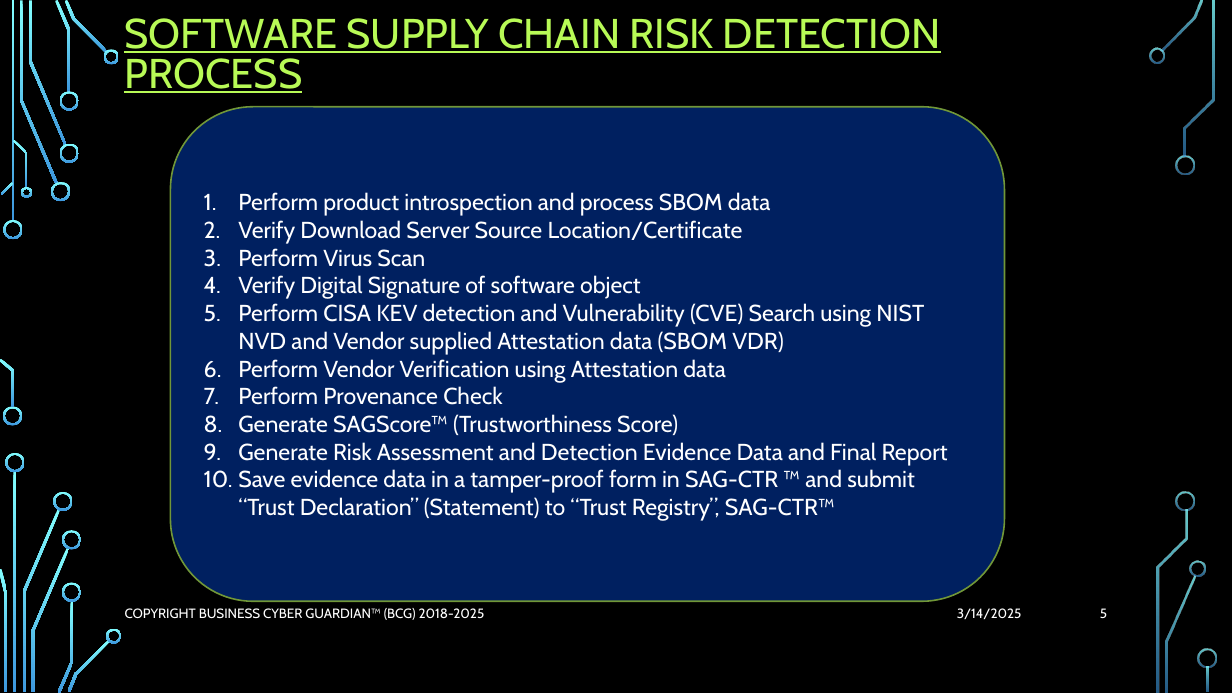
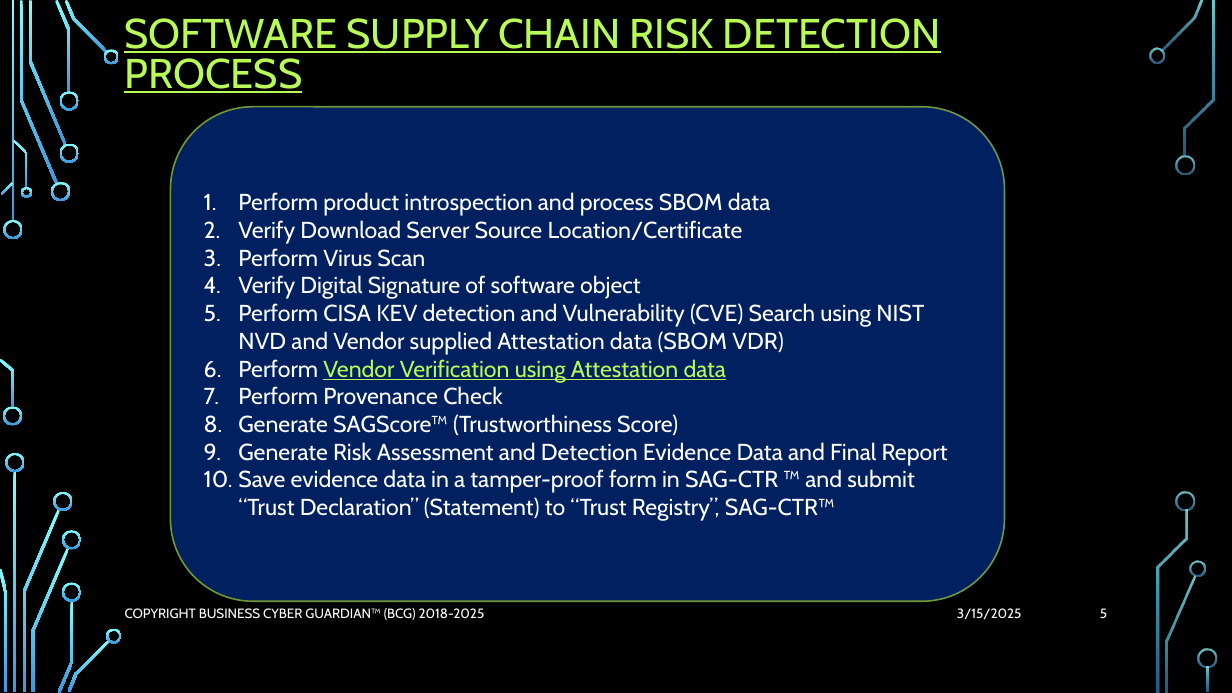
Before and after one commit to rjb4standards/Presentations, a slide deck: slide 5 of 20250321-SAG-CTR.pptx. Drawn at 1232x693 pixels with LibreOffice and Linux fonts; fonts in the diff are those of the drawing; background and template pictures are left out. Boxes give left, top, right and bottom in pixels: in the first picture for what was removed or moved away, otherwise in the second. Text is boxed around its words. In the diff, an @@ line names an element or a change of style, - is before the commit and + after.

```diff
--- a/20250321-SAG-CTR.pptx
+++ b/20250321-SAG-CTR.pptx
@@ text in rounded rectangle at [238,359,727,383]: text colour #FFFFFF to #B8FA56, underline on in "Vendor Verification using Attestation data" @@
@@ text at [957,608,1021,619]: text changed @@
-3/14/2025
+3/15/2025
```
Also in this commit, not shown: 12 other slides changed.
